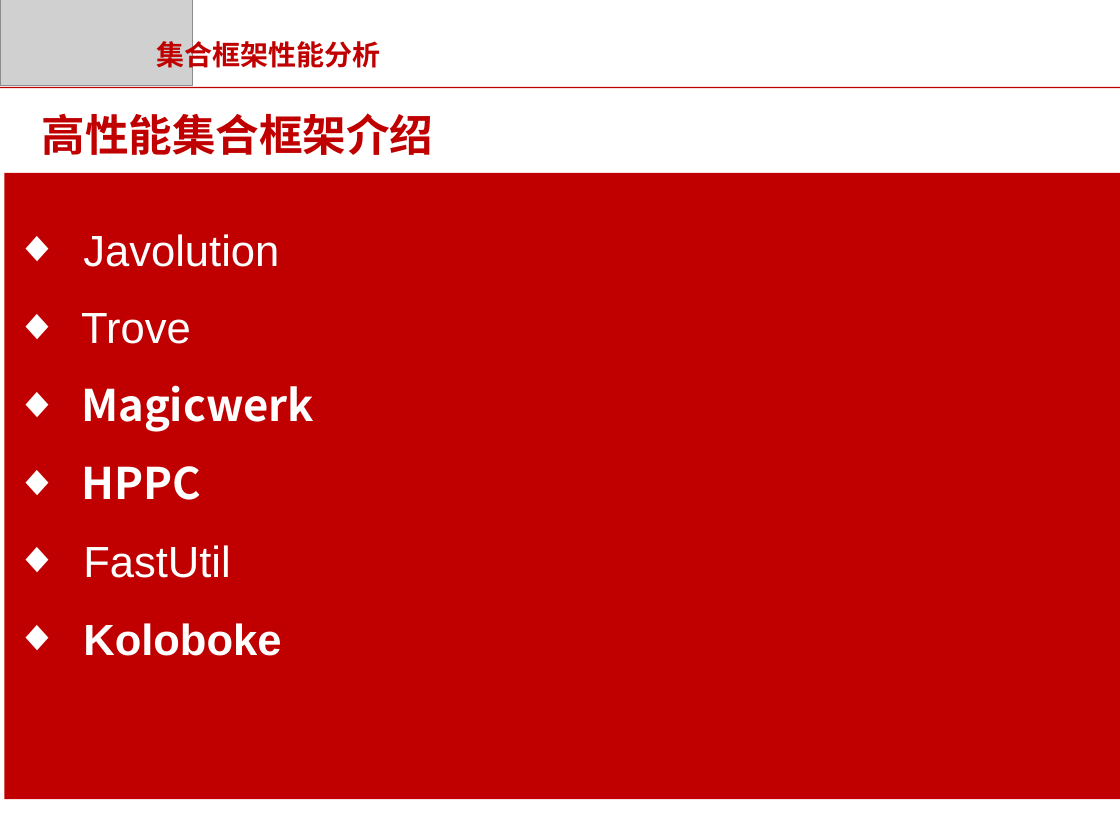
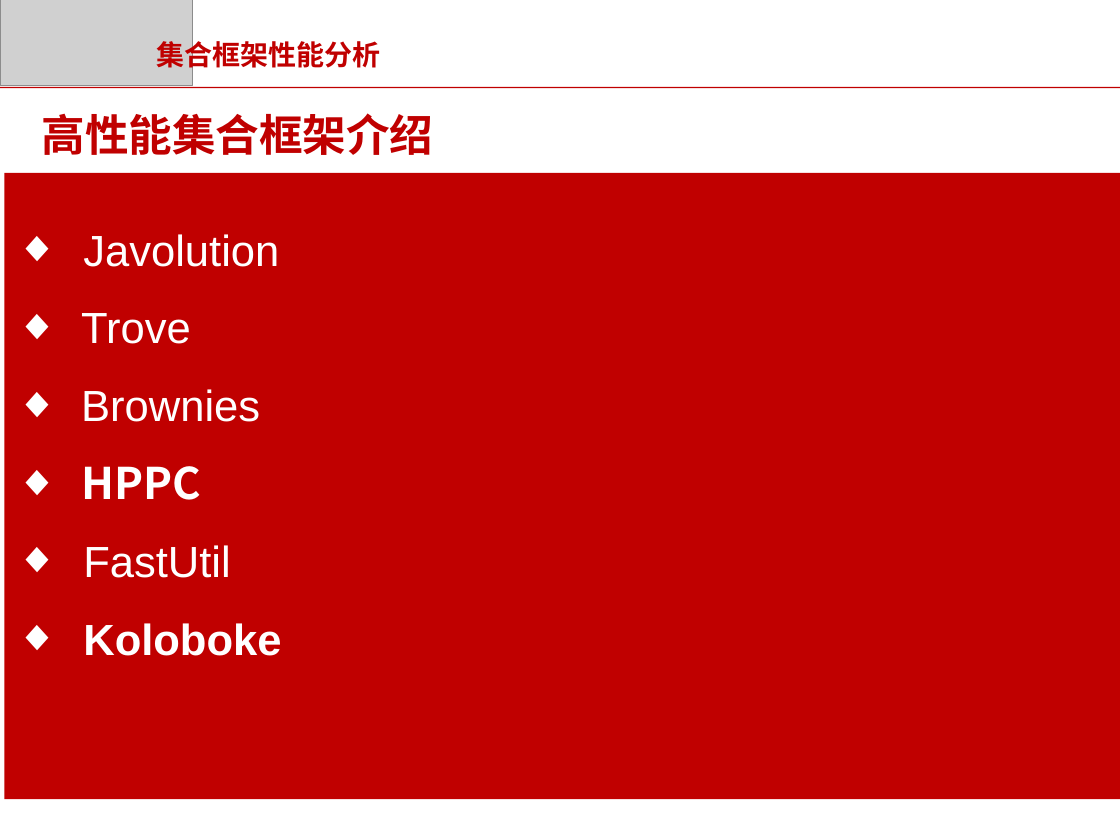
Before and after one commit to wychenlong/java, a slide deck: slide 15 of Java集合基础框架.pptx. Drawn at 1120x840 pixels with LibreOffice and Linux fonts; fonts in the diff are those of the drawing; grey boxes stand for pictures; background and template pictures are left out. Boxes give left, top, right and bottom in pixels: in the first picture for what was removed or moved away, otherwise in the second. Text is boxed around its words. In the diff, an @@ line names an element or a change of style, - is before the commit and + after.

```diff
--- a/Java集合基础框架.pptx
+++ b/Java集合基础框架.pptx
@@ text in rectangle at (x1=81, y1=389, x2=260, y2=422): text changed; font Noto Sans CJK SC to Arial; bold off @@
-◆ Magicwerk
+◆ Brownies
```
Also in this commit, not shown: 1 other slide changed.
